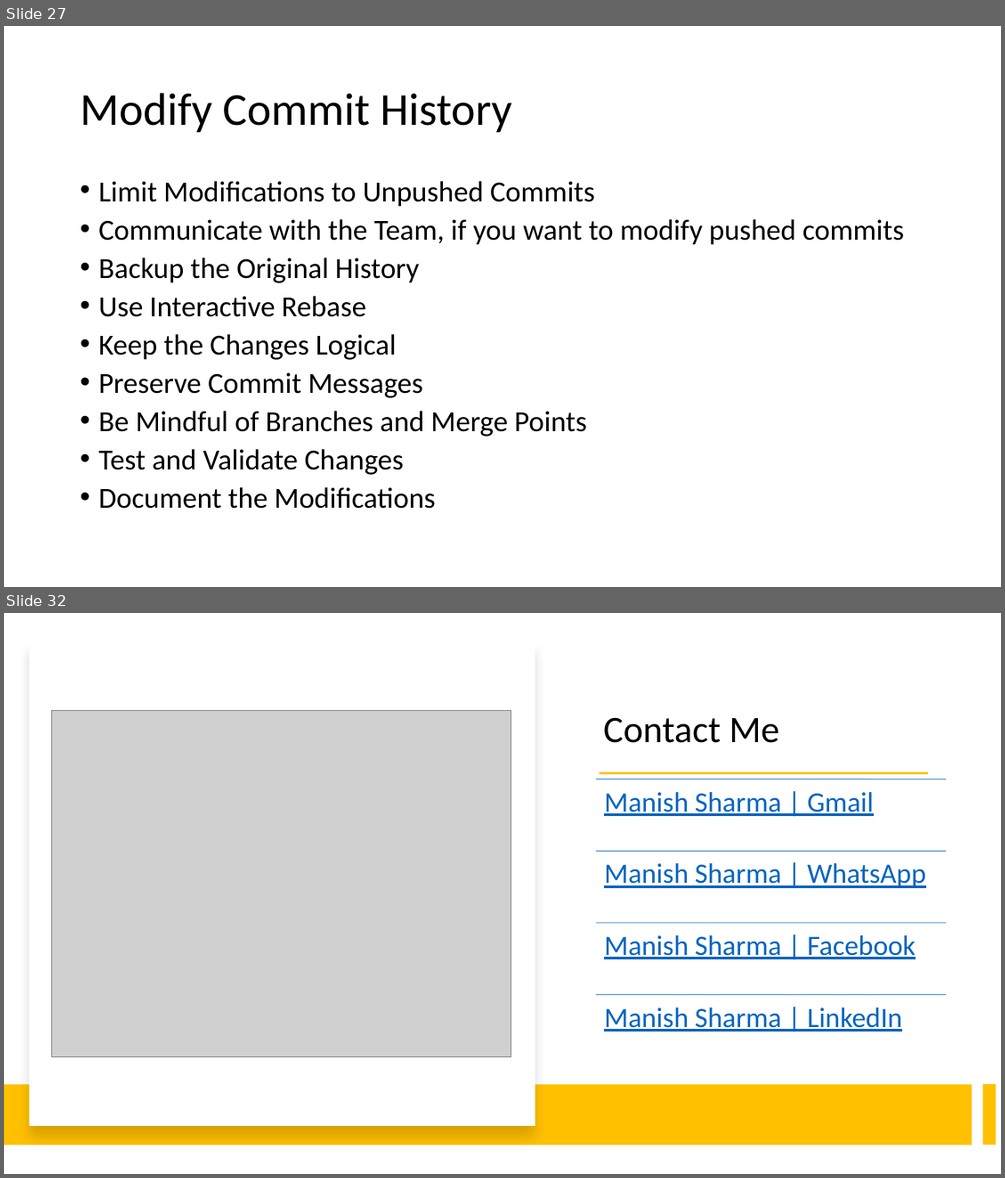
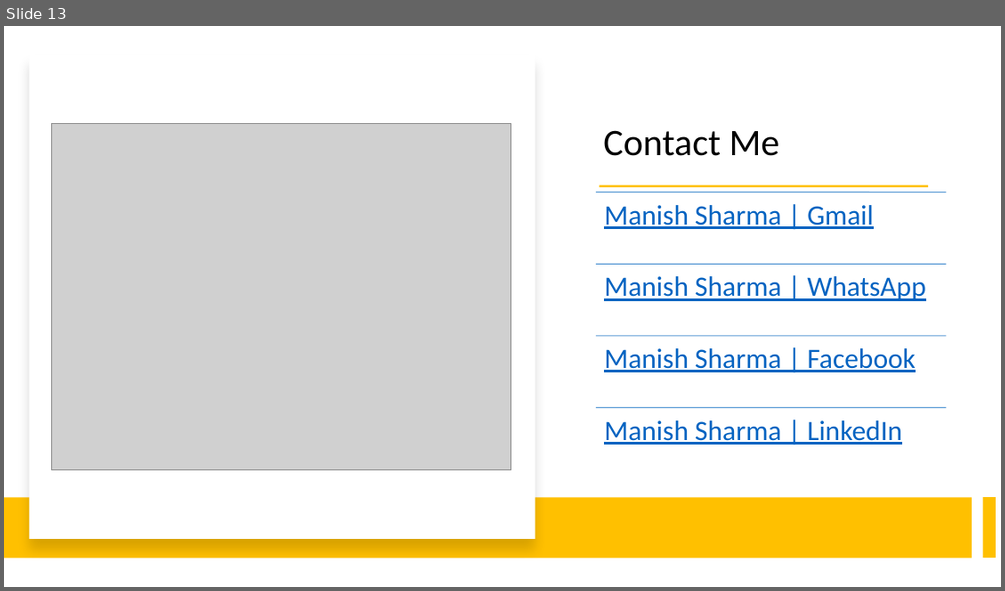
Before and after one commit to explore-with-manish/BFL_Byte_Jul23, a slide deck: Ng-Byte.pptx. Shown one above the other, each under a label of ours: slides 27 and 32 before the commit, slide 13 after it; the slides between them are not shown. The pictures are 1005x1178 and 1005x591 pixels, drawn with LibreOffice and Linux fonts; fonts in the diff are those of the drawing; grey boxes stand for pictures. Boxes give left, top, right and bottom in pixels: in the first picture for what was removed or moved away, otherwise in the second. Text is boxed around its words. In the diff, an @@ line names an element or a change of style, - is before the commit and + after.

```diff
--- a/Ng-Byte.pptx
+++ b/Ng-Byte.pptx
@@ slide 27 removed at (4,26,1001,587), background #FFFFFF @@
@@ title removed at (80,93,512,133) @@
-Modify Commit History
@@ text removed at (98,181,904,508) @@
-• Limit Modifications to Unpushed Commits
-• Communicate with the Team, if you want to modify pushed commits
-• Backup the Original History
-• Use Interactive Rebase
-• Keep the Changes Logical
-• Preserve Commit Messages
-• Be Mindful of Branches and Merge Points
-• Test and Validate Changes
-• Document the Modifications
@@ what was slide 32 is now slide 13 @@
```
Also in this commit, not shown: 12 slides added, 30 other slides removed.
